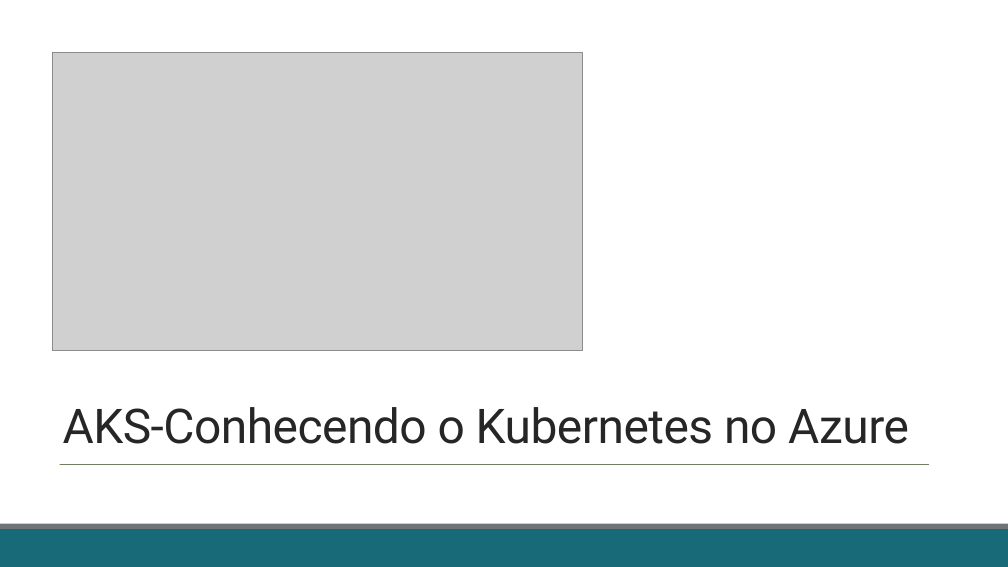
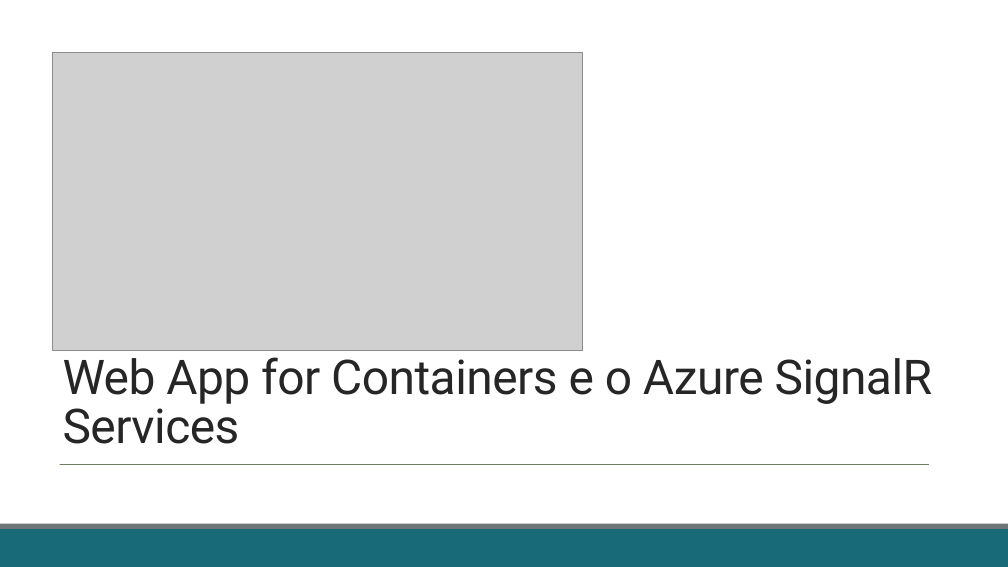
Before and after one commit to fabricioveronez/SignalR_Exemplos, a slide deck: slide 1 of docs/ApresentacaoWebAppForContainers.pptx. Drawn at 1008x567 pixels with LibreOffice and Linux fonts; fonts in the diff are those of the drawing; grey boxes stand for pictures. Boxes give left, top, right and bottom in pixels: in the first picture for what was removed or moved away, otherwise in the second. Text is boxed around its words. In the diff, an @@ line names an element or a change of style, - is before the commit and + after.

```diff
--- a/docs/ApresentacaoWebAppForContainers.pptx
+++ b/docs/ApresentacaoWebAppForContainers.pptx
@@ title at (63,357,933,444): text changed @@
-AKS-Conhecendo o Kubernetes no Azure
+Web App for Containers e o Azure SignalR Services
```
Also in this commit, not shown: 9 other slides changed, 2 slides added, 1 slide removed.
